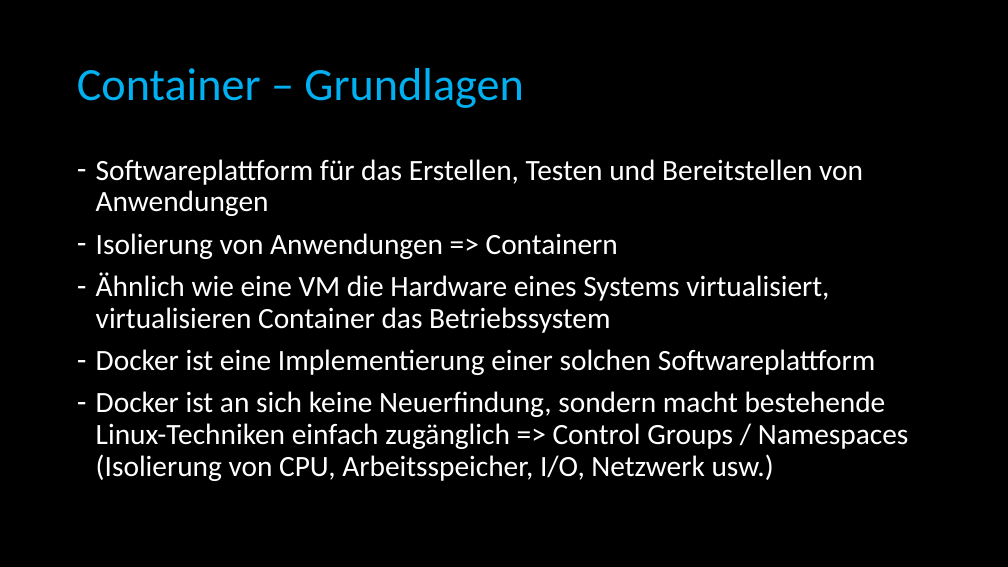
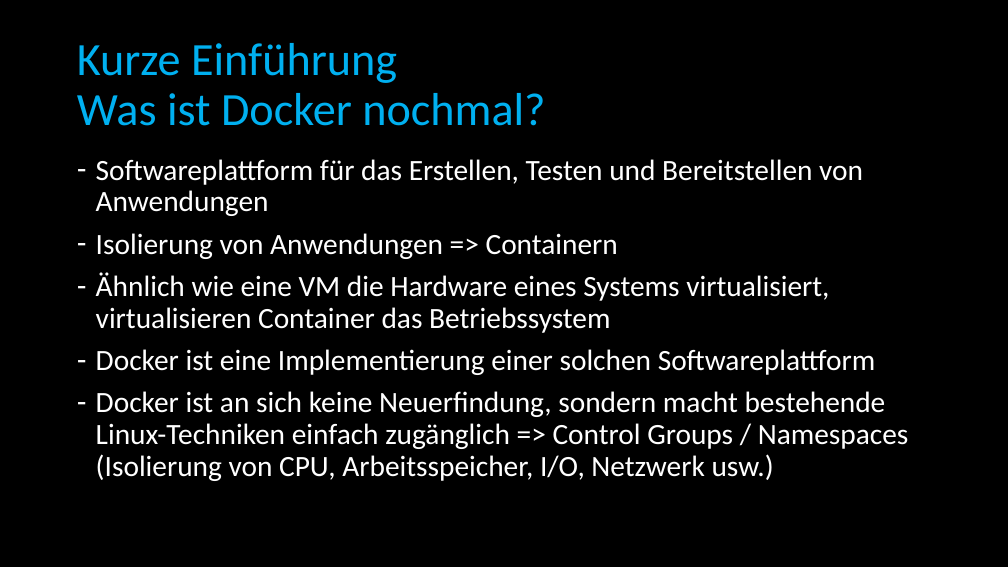
Before and after one commit to BadMadDev/workshop, a slide deck: slide 5 of docs/Docker Workshop.de.pptx. Drawn at 1008x567 pixels with LibreOffice and Linux fonts; fonts in the diff are those of the drawing. Boxes give left, top, right and bottom in pixels: in the first picture for what was removed or moved away, otherwise in the second. Text is boxed around its words. In the diff, an @@ line names an element or a change of style, - is before the commit and + after.

```diff
--- a/docs/Docker Workshop.de.pptx
+++ b/docs/Docker Workshop.de.pptx
@@ title at (77,43,545,126): text changed @@
-Container – Grundlagen
+Kurze Einführung
+Was ist Docker nochmal?
```
Also in this commit, not shown: 6 other slides changed, 4 slides added, 1 slide removed.
